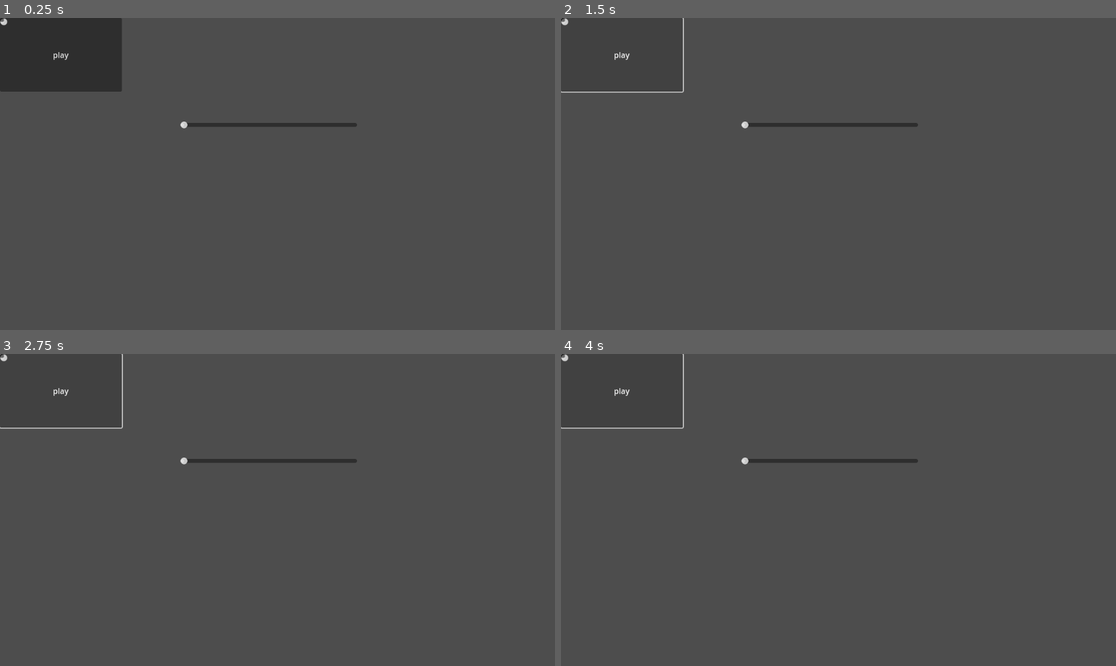
Above: before the commit, frames 1-4 (two rows, left to right).
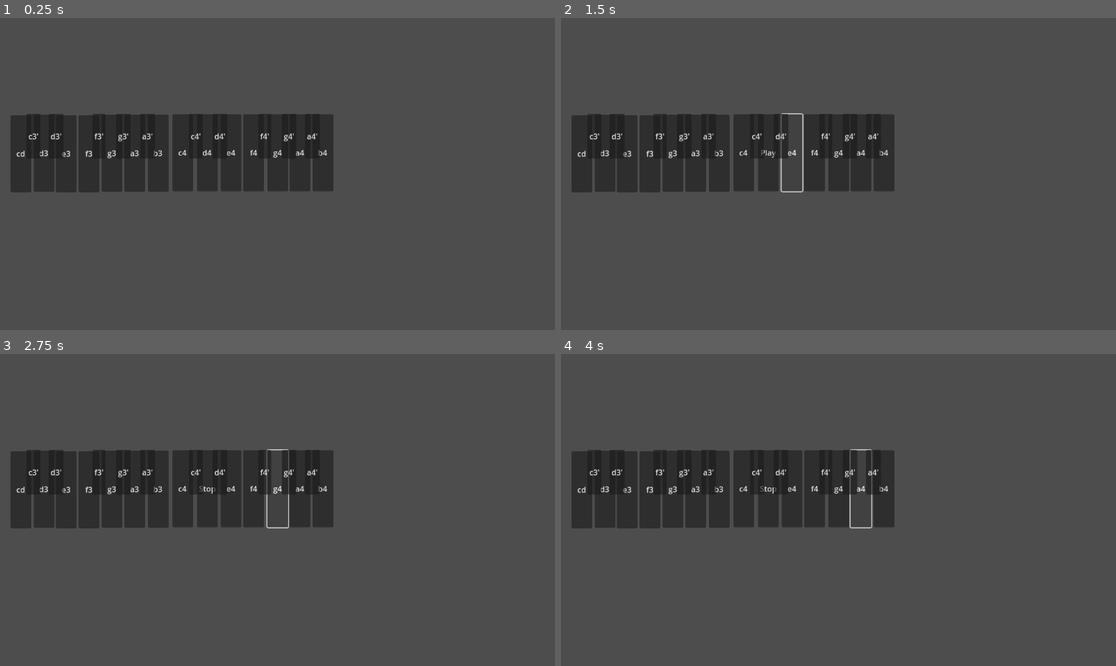
Above: after the commit, the same moments.

Repository: AsaM1taka/Music-Assignment
Game: Godot game, scene res://audio_demo.tscn
Same seed, same stepped clock (60 frames per second), same inputs: the game is played once before the commit and once after it. Before the commit the project has no main scene; this scene is started directly in both runs.
Inputs:
- Up to frame 1 (0.25 s): no input
- Up to frame 2 (1.5 s): click "play" (after the commit: "f4") at 0.5 s; click "play" (after the commit: "e4") at 1.25 s
- Up to frame 3 (2.75 s): click "play" (after the commit: "g4") at 2 s
- Up to frame 4 (4 s): click "play" (after the commit: "Stop") at 2.75 s; click "play" (after the commit: "a4") at 3.5 s

The runs differ from the first frame. In frame 1, 18% of the frame differs, in the area x 0-65%, y 0-56%; in frame 2, 13%; in frame 3, 13%; in frame 4, 13%.
Error before the commit: Parse Error: Too few arguments for "get_bus_effect()" call. Expected at least 2 but received 0. (res://audio_demo.gd:30)

Commit message:
visual sketch

Diff:
--- a/music-assignment/audio_demo.gd
+++ b/music-assignment/audio_demo.gd
@@ -25,11 +25,6 @@
 	$AudioStreamPlayer2D.pitch_scale = value
 	pass # Replace with function body.
 
-
-func _on_h_slider_2_value_changed(value: float) -> void:
-	var f: AudioEffectLowPassFilter = AudioServer.get_bus_effect()
-	f.cutoff_hz = value
-
 	pass # Replace with function body.
 
 
--- a/music-assignment/audio_demo.tscn
+++ b/music-assignment/audio_demo.tscn
@@ -1,32 +1,226 @@
-[gd_scene load_steps=2 format=3 uid="uid://b26fi77jjynbx"]
+[gd_scene load_steps=3 format=3 uid="uid://b26fi77jjynbx"]
 
 [ext_resource type="Script" path="res://audio_demo.gd" id="1_ekvb8"]
+[ext_resource type="AudioStream" uid="uid://cfejw0kms6g3e" path="res://g-5.mp3" id="2_kk27i"]
 
 [node name="Audio Demo" type="Node2D"]
 script = ExtResource("1_ekvb8")
 
 [node name="AudioStreamPlayer2D" type="AudioStreamPlayer2D" parent="."]
+stream = ExtResource("2_kk27i")
+
+[node name="Button10" type="Button" parent="."]
+offset_left = 505.0
+offset_top = 200.0
+offset_right = 548.0
+offset_bottom = 360.0
+text = "f4"
+
+[node name="Button3" type="Button" parent="."]
+offset_left = 458.0
+offset_top = 200.0
+offset_right = 501.0
+offset_bottom = 360.0
+text = "e4"
 
 [node name="Button" type="Button" parent="."]
-offset_right = 253.0
-offset_bottom = 153.0
-text = "play"
+offset_left = 409.0
+offset_top = 200.0
+offset_right = 452.0
+offset_bottom = 360.0
+text = "d4"
 
 [node name="HSlider" type="HSlider" parent="."]
+visible = false
 offset_left = 374.0
 offset_top = 214.0
 offset_right = 741.0
 offset_bottom = 230.0
 
 [node name="HSlider2" type="HSlider" parent="."]
-offset_right = 8.0
-offset_bottom = 16.0
+visible = false
+offset_left = 360.0
+offset_top = 87.0
+offset_right = 709.0
+offset_bottom = 103.0
 
 [node name="Button2" type="Button" parent="."]
+visible = false
 offset_right = 8.0
 offset_bottom = 8.0
 
+[node name="Button4" type="Button" parent="."]
+offset_left = 555.0
+offset_top = 200.0
+offset_right = 598.0
+offset_bottom = 360.0
+text = "g4"
+
+[node name="Button5" type="Button" parent="."]
+offset_left = 601.0
+offset_top = 200.0
+offset_right = 644.0
+offset_bottom = 360.0
+text = "a4"
+
+[node name="Button6" type="Button" parent="."]
+offset_left = 649.0
+offset_top = 200.0
+offset_right = 692.0
+offset_bottom = 360.0
+text = "b4"
+
+[node name="Button7" type="Button" parent="."]
+offset_left = 358.0
+offset_top = 200.0
+offset_right = 401.0
+offset_bottom = 360.0
+text = "c4"
+
+[node name="Button8" type="Button" parent="."]
+offset_left = 307.0
+offset_top = 201.0
+offset_right = 350.0
+offset_bottom = 361.0
+text = "b3"
+
+[node name="Button9" type="Button" parent="."]
+offset_left = 258.0
+offset_top = 201.0
+offset_right = 301.0
+offset_bottom = 361.0
+text = "a3"
+
+[node name="Button9" type="Button" parent="Button9"]
+offset_left = -142.0
+offset_top = 1.0
+offset_right = -99.0
+offset_bottom = 161.0
+text = "e3"
+
+[node name="Button11" type="Button" parent="."]
+offset_left = 211.0
+offset_top = 201.0
+offset_right = 254.0
+offset_bottom = 361.0
+text = "g3"
+
+[node name="Button11" type="Button" parent="Button11"]
+offset_left = -48.0
+offset_top = 1.0
+offset_right = -5.0
+offset_bottom = 161.0
+text = "f3"
+
+[node name="Button12" type="Button" parent="."]
+offset_left = 70.0
+offset_top = 201.0
+offset_right = 113.0
+offset_bottom = 361.0
+text = "d3"
+
+[node name="Button9" type="Button" parent="Button12"]
+offset_left = -48.0
+offset_top = 1.0
+offset_right = -5.0
+offset_bottom = 161.0
+text = "cd"
+
+[node name="Button13" type="Button" parent="."]
+offset_left = 392.0
+offset_top = 199.0
+offset_right = 419.0
+offset_bottom = 292.0
+text = "c4'"
+
+[node name="Button18" type="Button" parent="."]
+offset_left = 55.0
+offset_top = 199.0
+offset_right = 80.0
+offset_bottom = 292.0
+text = "c3'"
+
+[node name="Button19" type="Button" parent="."]
+offset_left = 101.0
+offset_top = 199.0
+offset_right = 128.0
+offset_bottom = 292.0
+text = "d3'"
+
+[node name="Button20" type="Button" parent="."]
+offset_left = 192.0
+offset_top = 199.0
+offset_right = 219.0
+offset_bottom = 292.0
+text = "f3'"
+
+[node name="Button21" type="Button" parent="."]
+offset_left = 241.0
+offset_top = 199.0
+offset_right = 268.0
+offset_bottom = 292.0
+text = "g3'"
+
+[node name="Button22" type="Button" parent="."]
+offset_left = 291.0
+offset_top = 199.0
+offset_right = 318.0
+offset_bottom = 292.0
+text = "a3'"
+
+[node name="Button14" type="Button" parent="."]
+offset_left = 441.0
+offset_top = 199.0
+offset_right = 468.0
+offset_bottom = 292.0
+text = "d4'"
+
+[node name="Button15" type="Button" parent="."]
+offset_left = 536.0
+offset_top = 199.0
+offset_right = 563.0
+offset_bottom = 292.0
+text = "f4'"
+
+[node name="Button16" type="Button" parent="."]
+offset_left = 585.0
+offset_top = 199.0
+offset_right = 612.0
+offset_bottom = 292.0
+text = "g4'"
+
+[node name="Button17" type="Button" parent="."]
+offset_left = 633.0
+offset_top = 199.0
+offset_right = 660.0
+offset_bottom = 292.0
+text = "a4'
+"
+
+[connection signal="button_down" from="Button10" to="." method="_on_button_button_down"]
+[connection signal="button_down" from="Button3" to="." method="_on_button_button_down"]
 [connection signal="button_down" from="Button" to="." method="_on_button_button_down"]
 [connection signal="value_changed" from="HSlider" to="." method="_on_h_slider_value_changed"]
 [connection signal="value_changed" from="HSlider2" to="." method="_on_h_slider_2_value_changed"]
 [connection signal="pressed" from="Button2" to="." method="_on_button_2_pressed"]
+[connection signal="button_down" from="Button4" to="." method="_on_button_button_down"]
+[connection signal="button_down" from="Button5" to="." method="_on_button_button_down"]
+[connection signal="button_down" from="Button6" to="." method="_on_button_button_down"]
+[connection signal="button_down" from="Button7" to="." method="_on_button_button_down"]
+[connection signal="button_down" from="Button8" to="." method="_on_button_button_down"]
+[connection signal="button_down" from="Button9" to="." method="_on_button_button_down"]
+[connection signal="button_down" from="Button9/Button9" to="." method="_on_button_button_down"]
+[connection signal="button_down" from="Button11" to="." method="_on_button_button_down"]
+[connection signal="button_down" from="Button11/Button11" to="." method="_on_button_button_down"]
+[connection signal="button_down" from="Button12" to="." method="_on_button_button_down"]
+[connection signal="button_down" from="Button12/Button9" to="." method="_on_button_button_down"]
+[connection signal="button_down" from="Button13" to="." method="_on_button_button_down"]
+[connection signal="button_down" from="Button18" to="." method="_on_button_button_down"]
+[connection signal="button_down" from="Button19" to="." method="_on_button_button_down"]
+[connection signal="button_down" from="Button20" to="." method="_on_button_button_down"]
+[connection signal="button_down" from="Button21" to="." method="_on_button_button_down"]
+[connection signal="button_down" from="Button22" to="." method="_on_button_button_down"]
+[connection signal="button_down" from="Button14" to="." method="_on_button_button_down"]
+[connection signal="button_down" from="Button15" to="." method="_on_button_button_down"]
+[connection signal="button_down" from="Button16" to="." method="_on_button_button_down"]
+[connection signal="button_down" from="Button17" to="." method="_on_button_button_down"]
--- a/music-assignment/project.godot
+++ b/music-assignment/project.godot
@@ -11,5 +11,6 @@
 [application]
 
 config/name="Music Assignment"
+run/main_scene="res://audio_demo.tscn"
 config/features=PackedStringArray("4.3", "Forward Plus")
 config/icon="res://icon.svg"
Not shown, added: music-assignment/g-5.mp3.import
Not shown, added: music-assignment/g-5.mp3
